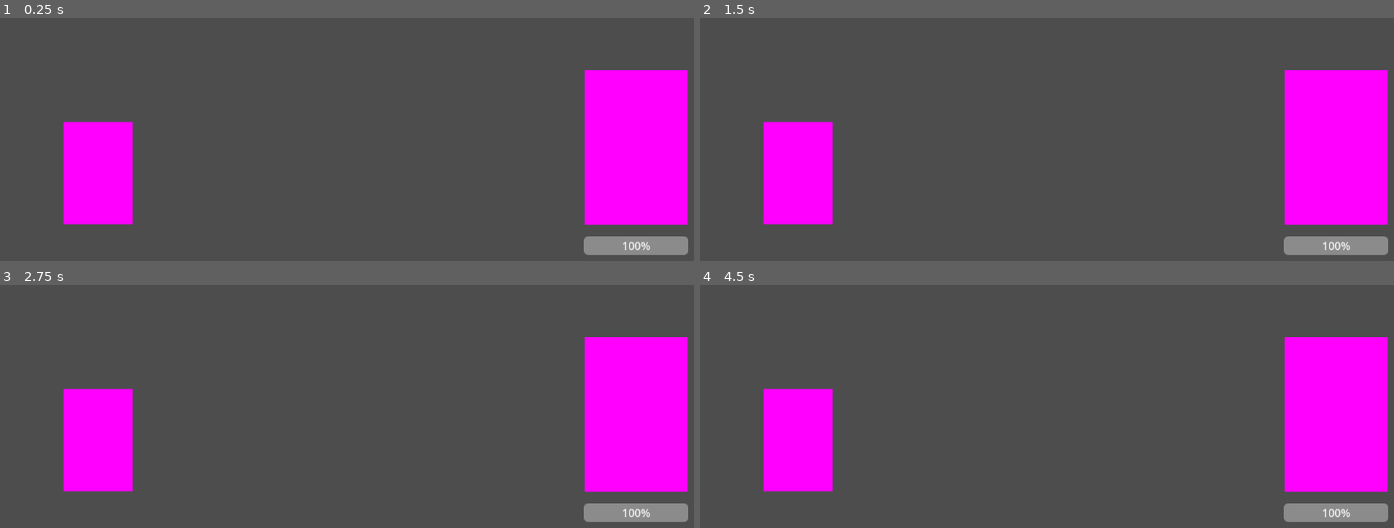
Above: before the commit, frames 1-4 (two rows, left to right).
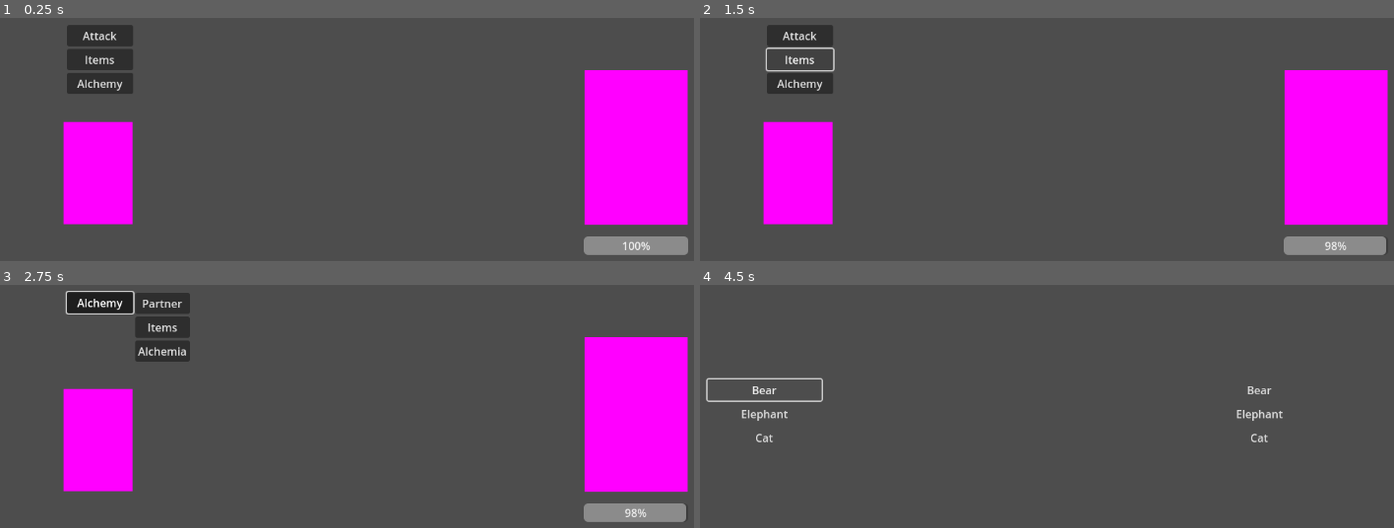
Above: after the commit, the same moments.

Repository: WolfMongress/from_the_shadows_ps_gamejam
Game: Godot game, scene res://battle_scene.tscn
Same seed, same stepped clock (60 frames per second), same inputs: the game is played once before the commit and once after it.
Inputs (mouse positions are in pixels of both pictures, inside the frame that each line leads up to):
- Up to frame 1 (0.25 s): no input
- Up to frame 2 (1.5 s): click (797, 35) at 0.5 s, where only the run after the commit has a clickable "Attack"; click (797, 59) at 1.25 s, where only the run after the commit has a clickable "Items"
- Up to frame 3 (2.75 s): click (97, 350) at 2 s, where only the run after the commit has a clickable "Alchemy"
- Up to frame 4 (4.5 s): click (859, 304) at 2.75 s, where only the run after the commit has a clickable "Partner"; tap Enter (ui_accept) at 3.5, 3.77 s; move the mouse to (1185, 294) at 3.52 s; click (1185, 294) at 3.67 s; click (762, 389) at 4.25 s, where only the run after the commit has a clickable "Bear"

The runs differ from the first frame. In frame 1, 2.3% of the frame differs, in the area x 9-20%, y 2-32%; in frame 2, 1.9%; in frame 3, 2.8%; in frame 4, 16%, in the area x 0-100%, y 21-98%.

Commit message:
Add files via upload

Diff:
--- a/alchemia.tscn
+++ b/alchemia.tscn
@@ -1,14 +1,21 @@
-[gd_scene load_steps=8 format=3 uid="uid://dqwdrmf7pnjwg"]
+[gd_scene load_steps=9 format=3 uid="uid://dqwdrmf7pnjwg"]
 
-[ext_resource type="Script" path="res://Scripts/player.gd" id="1_xrqg0"]
-[ext_resource type="Script" path="res://Scripts/attack_button.gd" id="2_q8erl"]
-[ext_resource type="Script" path="res://Scripts/items_button.gd" id="3_yjrno"]
-[ext_resource type="Script" path="res://Scripts/shadows_button.gd" id="4_h1o3e"]
-[ext_resource type="Script" path="res://Scripts/shadows_submenu.gd" id="5_horqg"]
+[ext_resource type="Script" path="res://player.gd" id="1_xrqg0"]
+[ext_resource type="Script" path="res://attack_button.gd" id="2_q8erl"]
+[ext_resource type="Script" path="res://items_button.gd" id="3_yjrno"]
+[ext_resource type="Script" path="res://shadows_button.gd" id="4_h1o3e"]
+[ext_resource type="Script" path="res://shadows_submenu.gd" id="5_horqg"]
 
 [sub_resource type="CapsuleShape2D" id="CapsuleShape2D_cwv0t"]
 
 [sub_resource type="PlaceholderTexture2D" id="PlaceholderTexture2D_ro64n"]
+
+[sub_resource type="GDScript" id="GDScript_crgs2"]
+script/source = "extends VBoxContainer
+
+func _on_alchemia_transformation_submenu_active():
+	visible = true
+"
 
 [node name="Alchemia" type="StaticBody2D"]
 position = Vector2(500, 500)
@@ -34,6 +41,12 @@
 layout_mode = 2
 text = "Attack"
 script = ExtResource("2_q8erl")
+
+[node name="Transformation Submenu" type="VBoxContainer" parent="Primary UI/Attack"]
+layout_mode = 0
+offset_right = 40.0
+offset_bottom = 40.0
+script = SubResource("GDScript_crgs2")
 
 [node name="Items" type="Button" parent="Primary UI"]
 layout_mode = 2
@@ -69,6 +82,9 @@
 text = "Alchemia"
 
 [connection signal="partner_turn" from="." to="Primary UI" method="_on_alchemia_partner_turn"]
+[connection signal="transformation_submenu_active" from="." to="Primary UI/Attack/Transformation Submenu" method="_on_alchemia_transformation_submenu_active"]
+[connection signal="transformation_submenu_active" from="." to="Primary UI/Items" method="_on_alchemia_transformation_submenu_active"]
+[connection signal="transformation_submenu_active" from="." to="Primary UI/Alchemy" method="_on_alchemia_transformation_submenu_active"]
 [connection signal="ui_appear" from="." to="Primary UI" method="_on_alchemia_ui_appear"]
 [connection signal="pressed" from="Primary UI/Attack" to="." method="_on_attack_pressed"]
 [connection signal="pressed" from="Primary UI/Alchemy" to="Primary UI/Attack" method="_on_shadows_pressed"]
@@ -76,3 +92,4 @@
 [connection signal="pressed" from="Primary UI/Alchemy" to="Primary UI/Alchemy/Alchemy Submenu" method="_on_shadows_pressed"]
 [connection signal="pressed" from="Primary UI/Alchemy/Alchemy Submenu/Partner" to="." method="_on_partner_pressed"]
 [connection signal="pressed" from="Primary UI/Alchemy/Alchemy Submenu/Items" to="." method="_on_items_pressed"]
+[connection signal="pressed" from="Primary UI/Alchemy/Alchemy Submenu/Alchemia" to="." method="_on_alchemia_pressed"]
--- a/boss.tscn
+++ b/boss.tscn
@@ -1,7 +1,7 @@
 [gd_scene load_steps=5 format=3 uid="uid://csweymfv4kvk1"]
 
-[ext_resource type="Script" path="res://Scripts/placeholderboss.gd" id="1_tohjs"]
-[ext_resource type="Script" path="res://Scripts/boss_health_bar.gd" id="2_8hfc1"]
+[ext_resource type="Script" path="res://placeholderboss.gd" id="1_tohjs"]
+[ext_resource type="Script" path="res://boss_health_bar.gd" id="2_8hfc1"]
 
 [sub_resource type="CapsuleShape2D" id="CapsuleShape2D_4itqp"]
 
--- a/item_alchemy.tscn
+++ b/item_alchemy.tscn
@@ -1,11 +1,10 @@
-[gd_scene load_steps=11 format=3 uid="uid://c030d2k86evn6"]
+[gd_scene load_steps=14 format=3 uid="uid://egljyw1183wh"]
 
 [ext_resource type="Script" path="res://ingredient.gd" id="1_qxrsq"]
 
 [sub_resource type="PlaceholderTexture2D" id="PlaceholderTexture2D_wpxek"]
 
 [sub_resource type="CircleShape2D" id="CircleShape2D_hr4d7"]
-radius = 24.0
 
 [sub_resource type="PlaceholderTexture2D" id="PlaceholderTexture2D_cf67s"]
 
@@ -22,6 +21,15 @@
 
 [sub_resource type="PlaceholderTexture2D" id="PlaceholderTexture2D_qr0u2"]
 
+[sub_resource type="RectangleShape2D" id="RectangleShape2D_22nou"]
+size = Vector2(172, 0.341545)
+
+[sub_resource type="RectangleShape2D" id="RectangleShape2D_2lnc7"]
+size = Vector2(150.443, 0.66209)
+
+[sub_resource type="RectangleShape2D" id="RectangleShape2D_4ioc0"]
+size = Vector2(152.03, 0.398125)
+
 [node name="item_alchemy" type="Node2D"]
 
 [node name="Area2D" type="Area2D" parent="."]
@@ -34,6 +42,7 @@
 polygon = PackedVector2Array(-2, -16, -2, -10, -16, 12, 16, 12, 2, -10, 2, -16)
 
 [node name="Sprite2D" type="Sprite2D" parent="Area2D"]
+visible = false
 position = Vector2(-0.279119, -1.85154)
 scale = Vector2(31.8199, 28.2781)
 texture = SubResource("PlaceholderTexture2D_wpxek")
@@ -68,7 +77,7 @@
 texture = SubResource("PlaceholderTexture2D_yt1wt")
 
 [node name="Ingredient3" type="RigidBody2D" parent="."]
-position = Vector2(586, 541)
+position = Vector2(593, 317)
 input_pickable = true
 script = ExtResource("1_qxrsq")
 metadata/_edit_group_ = true
@@ -77,7 +86,8 @@
 shape = SubResource("CircleShape2D_hr4d7")
 
 [node name="Sprite2D" type="Sprite2D" parent="Ingredient3"]
-scale = Vector2(48, 48)
+position = Vector2(1.19209e-05, -2.0504e-05)
+scale = Vector2(19.9999, 20)
 texture = SubResource("PlaceholderTexture2D_vuko1")
 
 [node name="Ingredient4" type="RigidBody2D" parent="."]
@@ -119,6 +129,29 @@
 scale = Vector2(1152, 68)
 texture = SubResource("PlaceholderTexture2D_qr0u2")
 
+[node name="StaticBody2D2" type="StaticBody2D" parent="."]
+position = Vector2(593, 468)
+
+[node name="CollisionShape2D2" type="CollisionShape2D" parent="StaticBody2D2"]
+position = Vector2(0, -0.841492)
+shape = SubResource("RectangleShape2D_22nou")
+
+[node name="StaticBody2D3" type="StaticBody2D" parent="."]
+position = Vector2(550, 393)
+rotation = 2.09801
+
+[node name="CollisionShape2D" type="CollisionShape2D" parent="StaticBody2D3"]
+position = Vector2(10.7257, 0.188965)
+shape = SubResource("RectangleShape2D_2lnc7")
+
+[node name="StaticBody2D4" type="StaticBody2D" parent="."]
+position = Vector2(677, 368)
+rotation = -2.09789
+
+[node name="CollisionShape2D" type="CollisionShape2D" parent="StaticBody2D4"]
+position = Vector2(-10.554, -47.9126)
+shape = SubResource("RectangleShape2D_4ioc0")
+
 [connection signal="input_event" from="Ingredient" to="Ingredient" method="_on_input_event"]
 [connection signal="input_event" from="Ingredient2" to="Ingredient2" method="_on_input_event"]
 [connection signal="input_event" from="Ingredient3" to="Ingredient3" method="_on_input_event"]
--- a/items_button.gd
+++ b/items_button.gd
@@ -2,3 +2,6 @@
 
 func _on_shadows_pressed():
 	visible = not visible
+
+func _on_alchemia_transformation_submenu_active():
+	visible = not visible
--- a/partner.tscn
+++ b/partner.tscn
@@ -1,6 +1,6 @@
 [gd_scene load_steps=2 format=3 uid="uid://bgcl5q3337mxs"]
 
-[ext_resource type="Script" path="res://Scripts/partner.gd" id="1_4g3yd"]
+[ext_resource type="Script" path="res://partner.gd" id="1_4g3yd"]
 
 [node name="partner" type="StaticBody2D"]
 position = Vector2(280, 138)
--- a/partner_shadowplay.tscn
+++ b/partner_shadowplay.tscn
@@ -1,7 +1,7 @@
 [gd_scene load_steps=4 format=3 uid="uid://c7krb3fe2qkik"]
 
 [ext_resource type="PackedScene" uid="uid://dqwdrmf7pnjwg" path="res://alchemia.tscn" id="1_fq2bq"]
-[ext_resource type="Script" path="res://Scripts/partner_shadowplay.gd" id="1_tpxlu"]
+[ext_resource type="Script" path="res://partner_shadowplay.gd" id="1_tpxlu"]
 [ext_resource type="PackedScene" uid="uid://bgcl5q3337mxs" path="res://partner.tscn" id="3_bhbey"]
 
 [node name="partner_shadowplay" type="Node2D"]
--- a/player.gd
+++ b/player.gd
@@ -27,6 +27,7 @@
 var beast3
 
 @export var three_turn_countdown = 0
+signal transformation_submenu_active
 
 func _ready():
 	if first_turn:
@@ -39,14 +40,18 @@
 func _on_attack_pressed():
 	if not transformed:
 		attacking_regular.emit()
+	else:
+		transformation_submenu_active.emit()
+		if beast1 == true:
+			pass
 	partner_turn.emit()
 
+#code doing with partner transformations
 func _on_partner_pressed():
 	$"Primary UI".hide()
 	await get_tree().create_timer(1.0).timeout
 	get_tree().change_scene_to_file("res://partner_shadowplay.tscn")
 
-#code doing with partner transformations
 func _on_partner_shadowplay_bear_bear_selection():
 	get_tree().change_scene_to_file("res://battle_scene.tscn")
 	bear_bear.emit()
@@ -99,6 +104,10 @@
 
 
 #code doing with player transformations
+func _on_alchemia_pressed():
+	$"Primary UI".hide()
+	get_tree().change_scene_to_file("res://transformations.tscn")
+
 func _on_transformations_transformed():
 	transformed = true
 
--- a/shadows_button.gd
+++ b/shadows_button.gd
@@ -1 +1,4 @@
 extends Button
+
+func _on_alchemia_transformation_submenu_active():
+	visible = not visible
Not shown: 2 places in transformations.tscn that only renumber resources
